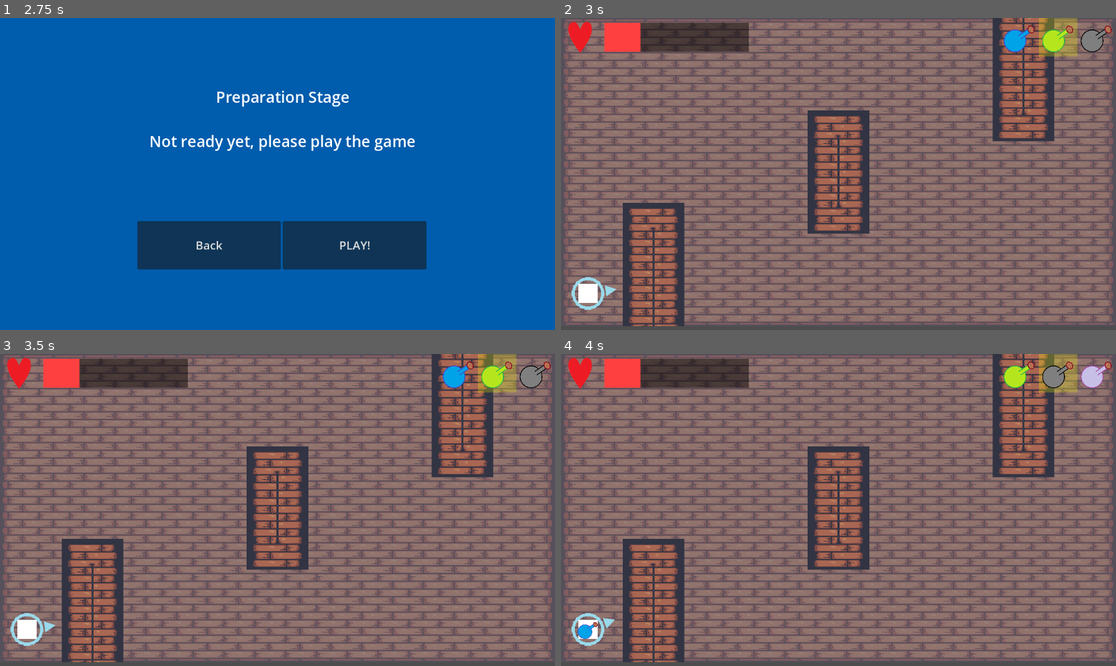
Above: before the commit, frames 1-4 (two rows, left to right).
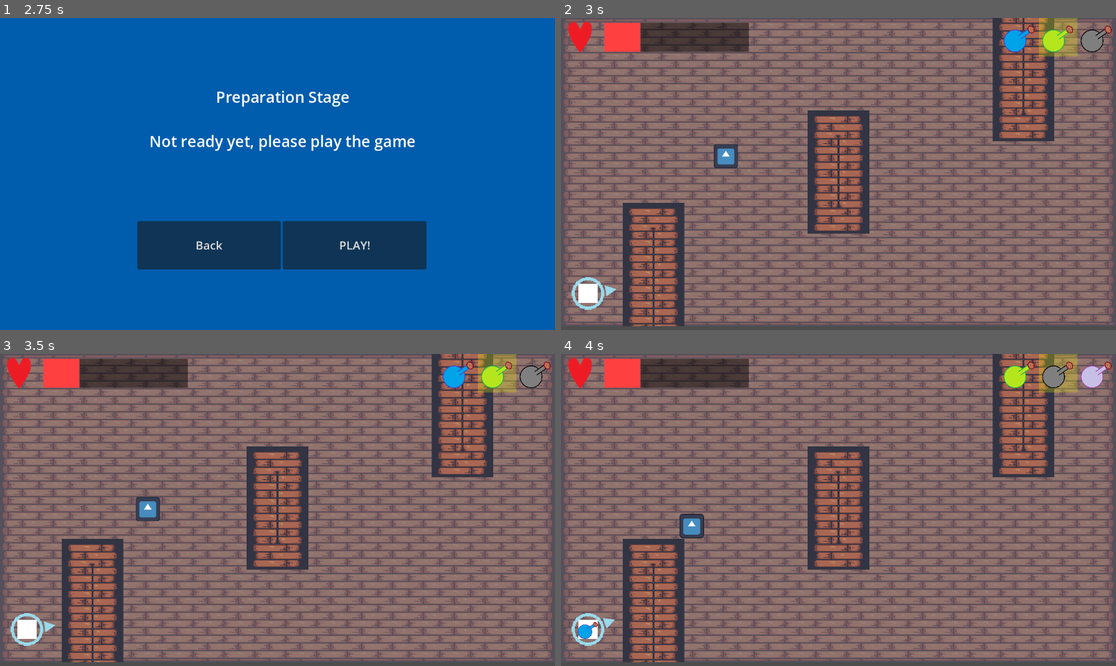
Above: after the commit, the same moments.

Repository: K-O-META/Alchemy_Prot_1
Game: Godot game, scene res://Stages/MenuStage/menu_stage.tscn
Two runs of this game, one before a commit and one after it. Both use one fixed random seed, a clock stepped at 60 frames per second and the inputs below. The engine's default icon, where the game draws it, is replaced by a stand-in: a white triangle on a blue panel in a dark square.
Inputs (mouse positions are in pixels of both pictures, inside the frame that each line leads up to):
- Up to frame 1 (2.75 s): click "Start" at 0.5 s; click "Next" at 1.25 s; click "Next" at 2 s
- Up to frame 2 (3 s): click "PLAY!" at 2.75 s
- Up to frame 3 (3.5 s): no input
- Up to frame 4 (4 s): move the mouse to (960, 494) at 3.52 s; hold E (potion_switch_right) from 3.53 s (still down); click (960, 494) at 3.6 s

Frame 1 is identical in both runs. In frame 2, 0.3% of the frame differs, in the area x 27-32%, y 40-49%; in frame 3, 0.3%; in frame 4, 0.4%, in the area x 21-26%, y 51-60%.

Commit message:
Add enemy basics

Diff:
--- /dev/null
+++ b/Entities/Components/health_component.gd
@@ -0,0 +1,21 @@
+extends Node2D
+
+@export var max_health: int = 10
+var current_health: int
+
+
+func _ready() -> void:
+    current_health = max_health
+
+
+func take_damage(amount: int) -> void:
+    current_health -= amount
+    if current_health <= 0:
+        die()
+
+
+func die() -> void:
+    # Handle death logic here, e.g., play animation, drop loot, etc.
+    var parent = get_parent()
+    print("Enemy died: ", parent.name)
+    parent.queue_free()
--- /dev/null
+++ b/Entities/Components/health_component.tscn
@@ -0,0 +1,6 @@
+[gd_scene load_steps=2 format=3 uid="uid://psc1y6u8b60x"]
+
+[ext_resource type="Script" uid="uid://cywqtxj8bdk8d" path="res://Entities/Components/health_component.gd" id="1_bbh48"]
+
+[node name="HealthComponent" type="Node2D"]
+script = ExtResource("1_bbh48")
--- /dev/null
+++ b/Entities/Enemies/behaviour.gd
@@ -0,0 +1 @@
+class_name Behaviour extends Node2D
--- /dev/null
+++ b/Entities/Enemies/enemy_base.gd
@@ -0,0 +1,3 @@
+extends CharacterBody2D
+
+var speed = 100.0
--- /dev/null
+++ b/Entities/Enemies/fire_fighter.tscn
@@ -0,0 +1,43 @@
+[gd_scene load_steps=8 format=3 uid="uid://cvucfhvy8hid6"]
+
+[ext_resource type="Script" uid="uid://bxwrqmmm2t11d" path="res://Entities/Enemies/enemy_base.gd" id="1_72agv"]
+[ext_resource type="Texture2D" uid="uid://dxddkjftp836i" path="res://Assets/icon.svg" id="1_hfku6"]
+[ext_resource type="Script" uid="uid://k5da5w661db8" path="res://Entities/Enemies/melee_attack.gd" id="3_ugeu3"]
+[ext_resource type="Script" uid="uid://c7ikf18t5bgs7" path="res://Entities/Enemies/rush_behaviour.gd" id="4_lq4a0"]
+[ext_resource type="PackedScene" uid="uid://psc1y6u8b60x" path="res://Entities/Components/health_component.tscn" id="5_xaocg"]
+
+[sub_resource type="RectangleShape2D" id="RectangleShape2D_hfku6"]
+size = Vector2(38, 38)
+
+[sub_resource type="CircleShape2D" id="CircleShape2D_hfku6"]
+radius = 65.0308
+
+[node name="FireFighter" type="CharacterBody2D" groups=["enemies"]]
+script = ExtResource("1_72agv")
+
+[node name="Texture" type="Sprite2D" parent="."]
+scale = Vector2(0.394531, 0.394531)
+texture = ExtResource("1_hfku6")
+
+[node name="HitboxComponent" type="CollisionShape2D" parent="."]
+scale = Vector2(1.29487, 1.29487)
+shape = SubResource("RectangleShape2D_hfku6")
+
+[node name="MeleeAttack" type="Area2D" parent="." node_paths=PackedStringArray("cooldown_timer")]
+script = ExtResource("3_ugeu3")
+cooldown_timer = NodePath("AttackCooldown")
+
+[node name="AttackCooldown" type="Timer" parent="MeleeAttack"]
+one_shot = true
+autostart = true
+
+[node name="AttackShape" type="CollisionShape2D" parent="MeleeAttack"]
+shape = SubResource("CircleShape2D_hfku6")
+
+[node name="RushBehaviour" type="Node2D" parent="."]
+script = ExtResource("4_lq4a0")
+
+[node name="HealthComponent" parent="." instance=ExtResource("5_xaocg")]
+
+[connection signal="body_shape_entered" from="MeleeAttack" to="MeleeAttack" method="_on_body_shape_entered"]
+[connection signal="body_shape_exited" from="MeleeAttack" to="MeleeAttack" method="_on_body_shape_exited"]
--- /dev/null
+++ b/Entities/Enemies/melee_attack.gd
@@ -0,0 +1,27 @@
+extends Area2D
+
+@export var cooldown_timer: Timer
+var hit_target: Player = null
+var damage_amount: int = 10
+
+
+func _on_body_shape_entered(_body_rid:RID, body:Node2D, _body_shape_index:int, _local_shape_index:int) -> void:
+	if body is CharacterBody2D and body.is_in_group("player"):
+		hit_target = body
+
+
+func _on_body_shape_exited(_body_rid:RID, body:Node2D, _body_shape_index:int, _local_shape_index:int) -> void:
+	if body == hit_target:
+		hit_target = null
+
+
+func _process(_delta: float) -> void:
+	if hit_target and cooldown_timer.is_stopped():
+		attack(hit_target)
+		cooldown_timer.start()
+
+
+func attack(target: Player) -> void:
+		print("Attacking target: ", target.name)
+		# Replace with actual attack logic (effect.apply(target))
+		target.take_damage(damage_amount)
--- /dev/null
+++ b/Entities/Enemies/rush_behaviour.gd
@@ -0,0 +1,22 @@
+extends Behaviour
+
+var target: Node2D
+var parent: Node2D
+
+func _ready() -> void:
+	_assign_player_target()
+	parent = get_parent()
+
+
+func _assign_player_target() -> void:
+	target = get_tree().get_nodes_in_group("player")[0]
+	if not target:
+		print_debug("No player found in group 'player'.")
+
+
+func _physics_process(delta: float) -> void:
+	if parent.position.distance_to(target.position) < 50.0: return
+
+	if target:
+		var direction = (target.position - parent.position).normalized()
+		parent.position += direction * parent.speed * delta
--- a/Entities/Player/player.gd
+++ b/Entities/Player/player.gd
@@ -1,4 +1,4 @@
-extends CharacterBody2D
+class_name Player extends CharacterBody2D
 
 var speed := 200.0
 var is_shooting: bool = false
@@ -47,3 +47,8 @@
 	var direction = mouse_pos - player_pos
 	var angle = direction.angle() + PI/2
 	$AimingArrow.rotation = angle
+
+
+func take_damage(damage: int) -> void:
+	# Placeholder for damage logic
+	print("Player took damage: ", damage)
--- a/Entities/Player/player.tscn
+++ b/Entities/Player/player.tscn
@@ -7,7 +7,7 @@
 [sub_resource type="RectangleShape2D" id="RectangleShape2D_ix6vc"]
 size = Vector2(40, 40)
 
-[node name="Player" type="CharacterBody2D"]
+[node name="Player" type="CharacterBody2D" groups=["player"]]
 script = ExtResource("1_mv1ah")
 
 [node name="PlayerColor" type="ColorRect" parent="."]
--- a/Stages/Arenas/Arena0/arena_0_stage.tscn
+++ b/Stages/Arenas/Arena0/arena_0_stage.tscn
@@ -1,8 +1,9 @@
-[gd_scene load_steps=6 format=4 uid="uid://4xv23e5x4f05"]
+[gd_scene load_steps=7 format=4 uid="uid://4xv23e5x4f05"]
 
 [ext_resource type="PackedScene" uid="uid://nwjvkualnd0m" path="res://Utilities/UI/ui.tscn" id="1_cpcqb"]
 [ext_resource type="Texture2D" uid="uid://dfbj4ahri4ohj" path="res://Assets/Tile-Sets (64-64).png" id="1_da833"]
 [ext_resource type="PackedScene" uid="uid://cnot4l14njf8g" path="res://Entities/Player/player.tscn" id="3_7yufx"]
+[ext_resource type="PackedScene" uid="uid://cvucfhvy8hid6" path="res://Entities/Enemies/fire_fighter.tscn" id="4_etneg"]
 
 [sub_resource type="TileSetAtlasSource" id="TileSetAtlasSource_da833"]
 texture = ExtResource("1_da833")
@@ -59,3 +60,6 @@
 
 [node name="Player" parent="." instance=ExtResource("3_7yufx")]
 position = Vector2(56, 572)
+
+[node name="FireFighter" parent="." instance=ExtResource("4_etneg")]
+position = Vector2(354, 275)
--- a/Utilities/GameManager/game_manager.gd
+++ b/Utilities/GameManager/game_manager.gd
@@ -1,6 +1,6 @@
 extends Node2D
 
-var inventory_potions: Array
+var inventory_potions: Array = [0,1,2]
 var potions_counter: int = -1
 
 func _ready() -> void:
--- a/project.godot
+++ b/project.godot
@@ -18,6 +18,11 @@
 [autoload]
 
 game_manager="*res://Utilities/GameManager/game_manager.tscn"
+
+[global_group]
+
+enemies=""
+player=""
 
 [input]
 
Not shown, added: Entities/Components/health_component.gd.uid
Not shown, added: Entities/Enemies/behaviour.gd.uid
Not shown, added: Entities/Enemies/enemy_base.gd.uid
Not shown, added: Entities/Enemies/melee_attack.gd.uid
Not shown, added: Entities/Enemies/rush_behaviour.gd.uid
Empty file added: Entities/Enemies/walk_toward_player.gd
Not shown, added: Entities/Enemies/walk_toward_player.gd.uid
